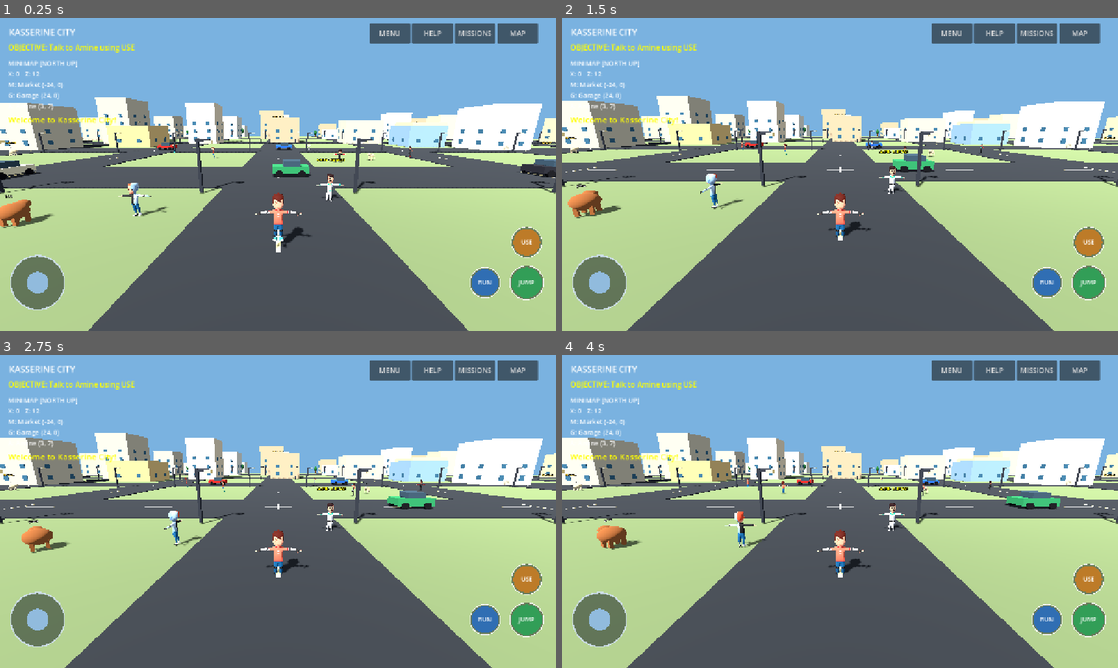
Above: before the commit, frames 1-4 (two rows, left to right).
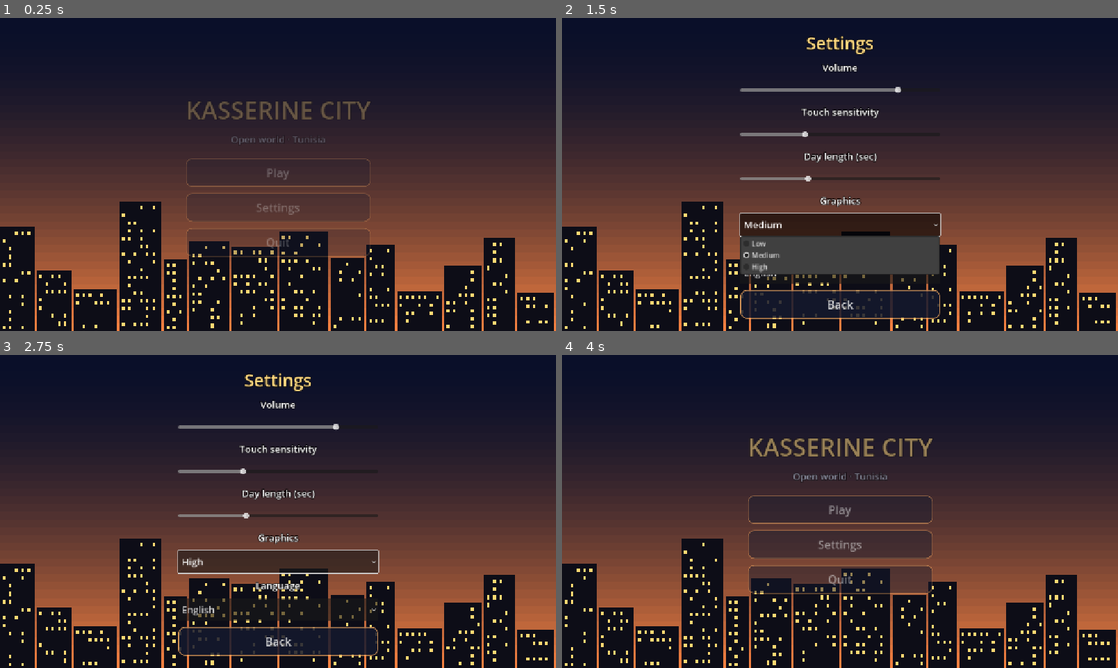
Above: after the commit, the same moments.

Repository: Gass-OS/Kasserine-City
Game: Godot game, scene res://menu.tscn
Same seed, same stepped clock (60 frames per second), same inputs: the game is played once before the commit and once after it. Before the commit the project starts from res://main.tscn.
Inputs (mouse positions are in pixels of both pictures, inside the frame that each line leads up to):
- Up to frame 1 (0.25 s): no input
- Up to frame 2 (1.5 s): click (840, 205) at 0.5 s, where only the run after the commit has a clickable "Settings"; click (840, 224) at 1.25 s, where only the run after the commit has a clickable "Medium"
- Up to frame 3 (2.75 s): click (278, 608) at 2 s, where only the run after the commit has a clickable "English"
- Up to frame 4 (4 s): click (840, 561) at 2.75 s, where only the run after the commit has a clickable "High"; click (840, 639) at 3.5 s, where only the run after the commit has a clickable "Back"

The runs differ from the first frame. In frame 1, 99% of the frame differs, in the area x 0-100%, y 0-100%; in frame 2, 99%; in frame 3, 100%; in frame 4, 100%.

Commit message:
Stage 1: animated menu, settings, day/night cycle

Diff:
--- a/main.tscn
+++ b/main.tscn
@@ -1,6 +1,10 @@
-[gd_scene load_steps=2 format=3]
+[gd_scene load_steps=3 format=3]
 
 [ext_resource type="Script" path="res://scripts/world.gd" id="1"]
+[ext_resource type="Script" path="res://scripts/daynight.gd" id="2"]
 
 [node name="KasserineCity" type="Node3D"]
 script = ExtResource("1")
+
+[node name="DayNight" type="Node" parent="."]
+script = ExtResource("2")
--- /dev/null
+++ b/menu.tscn
@@ -0,0 +1,10 @@
+[gd_scene load_steps=2 format=3]
+
+[ext_resource type="Script" path="res://scripts/menu.gd" id="1"]
+
+[node name="Menu" type="Control"]
+layout_mode = 3
+anchors_preset = 15
+anchor_right = 1.0
+anchor_bottom = 1.0
+script = ExtResource("1")
--- a/project.godot
+++ b/project.godot
@@ -3,7 +3,7 @@
 [application]
 config/name="Kasserine City"
 config/description="A native 3D open-world game inspired by Kasserine, Tunisia."
-run/main_scene="res://main.tscn"
+run/main_scene="res://menu.tscn"
 config/features=PackedStringArray("4.4", "GL Compatibility")
 
 [display]
@@ -17,3 +17,7 @@
 renderer/rendering_method.mobile="gl_compatibility"
 textures/default_filters/use_nearest_mipmap_filter=false
 environment/defaults/default_clear_color=Color(0.45, 0.68, 0.88, 1)
+
+[autoload]
+
+Settings="*res://scripts/settings.gd"
--- /dev/null
+++ b/scripts/daynight.gd
@@ -0,0 +1,82 @@
+extends Node
+
+var t := 0.32
+var sun: DirectionalLight3D
+var moon: DirectionalLight3D
+var env: Environment
+var sky_mat: ProceduralSkyMaterial
+var clock: Label
+
+func _ready() -> void:
+	await get_tree().process_frame
+	await get_tree().process_frame
+	_setup()
+
+func _first(node: Node, cls: String) -> Node:
+	for c in node.get_children():
+		if c.is_class(cls):
+			return c
+		var r := _first(c, cls)
+		if r:
+			return r
+	return null
+
+func _setup() -> void:
+	var root := get_parent()
+	sun = _first(root, "DirectionalLight3D") as DirectionalLight3D
+	if sun == null:
+		sun = DirectionalLight3D.new()
+		root.add_child(sun)
+	var we := _first(root, "WorldEnvironment") as WorldEnvironment
+	if we == null:
+		we = WorldEnvironment.new()
+		root.add_child(we)
+	if we.environment == null:
+		we.environment = Environment.new()
+	env = we.environment
+	sky_mat = ProceduralSkyMaterial.new()
+	var sky := Sky.new()
+	sky.sky_material = sky_mat
+	env.sky = sky
+	env.background_mode = Environment.BG_SKY
+	env.ambient_light_source = Environment.AMBIENT_SOURCE_COLOR
+	env.tonemap_mode = Environment.TONE_MAPPER_FILMIC
+	sun.shadow_enabled = Settings.quality >= 1
+	moon = DirectionalLight3D.new()
+	moon.light_color = Color(0.55, 0.65, 1.0)
+	root.add_child(moon)
+	var layer := CanvasLayer.new()
+	add_child(layer)
+	clock = Label.new()
+	clock.add_theme_font_size_override("font_size", 28)
+	clock.add_theme_constant_override("outline_size", 6)
+	clock.add_theme_color_override("font_outline_color", Color.BLACK)
+	clock.position = Vector2(get_viewport().get_visible_rect().size.x - 130.0, 14.0)
+	layer.add_child(clock)
+
+func is_night() -> bool:
+	return t < 0.22 or t > 0.78
+
+func _process(delta: float) -> void:
+	if env == null:
+		return
+	t = fposmod(t + delta / Settings.day_length, 1.0)
+	var d := sin((t - 0.25) * TAU)
+	var day := clampf(d * 2.5 + 0.35, 0.0, 1.0)
+	var warm := pow(clampf(1.0 - absf(d), 0.0, 1.0), 4.0)
+	sun.rotation_degrees = Vector3(-(t - 0.25) * 360.0, -35.0, 0.0)
+	sun.light_energy = day * 1.3
+	sun.light_color = Color(1, 1, 1).lerp(Color(1.0, 0.6, 0.35), warm)
+	sun.visible = day > 0.01
+	moon.rotation_degrees = Vector3(-(t - 0.25) * 360.0 + 180.0, -35.0, 0.0)
+	moon.light_energy = (1.0 - day) * 0.3
+	var top := Color(0.02, 0.03, 0.09).lerp(Color(0.22, 0.46, 0.88), day)
+	var hor := Color(0.06, 0.07, 0.14).lerp(Color(0.68, 0.8, 0.92), day).lerp(Color(1.0, 0.5, 0.25), warm * 0.8)
+	sky_mat.sky_top_color = top
+	sky_mat.sky_horizon_color = hor
+	sky_mat.ground_horizon_color = hor
+	sky_mat.ground_bottom_color = top.darkened(0.5)
+	env.ambient_light_color = Color(0.08, 0.1, 0.2).lerp(Color(0.75, 0.8, 0.9), day)
+	env.ambient_light_energy = lerpf(0.5, 1.0, day)
+	var hrs := t * 24.0
+	clock.text = "%02d:%02d" % [int(hrs), int(fmod(hrs, 1.0) * 60.0)]
--- /dev/null
+++ b/scripts/menu.gd
@@ -0,0 +1,164 @@
+extends Control
+
+var ui: Control
+var rng := RandomNumberGenerator.new()
+var towers: Array = []
+var tick := 0.0
+var acc := 0.0
+
+func _ready() -> void:
+	set_anchors_and_offsets_preset(Control.PRESET_FULL_RECT)
+	rng.seed = 7
+	var x := 0.0
+	while x < 1.0:
+		var w := rng.randf_range(0.04, 0.09)
+		towers.append({"x": x, "w": w, "h": rng.randf_range(0.12, 0.42), "s": rng.randi()})
+		x += w + 0.004
+	ui = Control.new()
+	ui.set_anchors_and_offsets_preset(Control.PRESET_FULL_RECT)
+	add_child(ui)
+	_show_main()
+
+func _process(delta: float) -> void:
+	tick += delta
+	acc += delta
+	if acc > 0.6:
+		acc = 0.0
+		queue_redraw()
+
+func _draw() -> void:
+	var s := size
+	var top := Color(0.04, 0.06, 0.16)
+	var bot := Color(0.95, 0.5, 0.25)
+	var bands := 40
+	for i in bands:
+		var f := float(i) / float(bands - 1)
+		draw_rect(Rect2(0, s.y * i / bands, s.x, s.y / bands + 1.0), top.lerp(bot, pow(f, 1.8)))
+	for tw in towers:
+		var bw: float = tw["w"] * s.x
+		var bh: float = tw["h"] * s.y
+		var bx: float = tw["x"] * s.x
+		var by: float = s.y - bh
+		draw_rect(Rect2(bx, by, bw, bh), Color(0.05, 0.05, 0.09))
+		var r := RandomNumberGenerator.new()
+		r.seed = tw["s"]
+		var j := 0
+		var wy := by + 10.0
+		while wy < s.y - 10.0:
+			var wx := bx + 6.0
+			while wx < bx + bw - 10.0:
+				j += 1
+				var lit := r.randf() > 0.55
+				if lit and (j + int(tick)) % 9 != 0:
+					draw_rect(Rect2(wx, wy, 6, 8), Color(1.0, 0.85, 0.45))
+				wx += 14.0
+			wy += 18.0
+
+func _clear() -> void:
+	for c in ui.get_children():
+		c.queue_free()
+	ui.layout_direction = Control.LAYOUT_DIRECTION_RTL if Settings.language == "ar" else Control.LAYOUT_DIRECTION_LTR
+
+func _center_box(width: float) -> VBoxContainer:
+	var cc := CenterContainer.new()
+	cc.set_anchors_and_offsets_preset(Control.PRESET_FULL_RECT)
+	ui.add_child(cc)
+	var v := VBoxContainer.new()
+	v.custom_minimum_size = Vector2(width, 0)
+	v.add_theme_constant_override("separation", 14)
+	cc.add_child(v)
+	return v
+
+func _label(text: String, fsize: int, color := Color.WHITE) -> Label:
+	var l := Label.new()
+	l.text = text
+	l.horizontal_alignment = HORIZONTAL_ALIGNMENT_CENTER
+	l.add_theme_font_size_override("font_size", fsize)
+	l.add_theme_color_override("font_color", color)
+	l.add_theme_color_override("font_outline_color", Color(0, 0, 0, 0.8))
+	l.add_theme_constant_override("outline_size", 6)
+	return l
+
+func _button(text: String, cb: Callable) -> Button:
+	var b := Button.new()
+	b.text = text
+	b.custom_minimum_size = Vector2(0, 66)
+	b.add_theme_font_size_override("font_size", 26)
+	for st in ["normal", "hover", "pressed"]:
+		var sb := StyleBoxFlat.new()
+		sb.bg_color = Color(0.08, 0.1, 0.18, 0.85) if st == "normal" else Color(0.9, 0.45, 0.2, 0.95)
+		sb.set_corner_radius_all(14)
+		sb.border_color = Color(1, 0.7, 0.4, 0.8)
+		sb.set_border_width_all(2)
+		b.add_theme_stylebox_override(st, sb)
+	b.pressed.connect(cb)
+	return b
+
+func _show_main() -> void:
+	_clear()
+	var v := _center_box(380)
+	var title := _label("KASSERINE CITY", 56, Color(1, 0.85, 0.5))
+	v.add_child(title)
+	v.add_child(_label(Settings.t("subtitle"), 22, Color(0.85, 0.9, 1.0)))
+	v.add_child(Control.new())
+	v.add_child(_button(Settings.t("play"), _on_play))
+	v.add_child(_button(Settings.t("settings"), _show_settings))
+	v.add_child(_button(Settings.t("quit"), func(): get_tree().quit()))
+	v.modulate.a = 0.0
+	create_tween().tween_property(v, "modulate:a", 1.0, 0.8)
+
+func _on_play() -> void:
+	get_tree().change_scene_to_file("res://main.tscn")
+
+func _row(parent: Control, key: String, slider_min: float, slider_max: float, step: float, value: float, cb: Callable) -> void:
+	parent.add_child(_label(Settings.t(key), 22))
+	var s := HSlider.new()
+	s.min_value = slider_min
+	s.max_value = slider_max
+	s.step = step
+	s.value = value
+	s.custom_minimum_size = Vector2(0, 44)
+	s.value_changed.connect(cb)
+	parent.add_child(s)
+
+func _show_settings() -> void:
+	_clear()
+	var v := _center_box(460)
+	v.add_child(_label(Settings.t("settings"), 40, Color(1, 0.85, 0.5)))
+	_row(v, "volume", 0.0, 1.0, 0.05, Settings.master_volume, func(x):
+		Settings.master_volume = x
+		Settings.apply()
+		Settings.save_settings())
+	_row(v, "sensitivity", 0.3, 2.5, 0.1, Settings.look_sensitivity, func(x):
+		Settings.look_sensitivity = x
+		Settings.save_settings())
+	_row(v, "day_length", 60.0, 600.0, 10.0, Settings.day_length, func(x):
+		Settings.day_length = x
+		Settings.save_settings())
+	v.add_child(_label(Settings.t("quality"), 22))
+	var q := OptionButton.new()
+	q.custom_minimum_size = Vector2(0, 52)
+	q.add_theme_font_size_override("font_size", 22)
+	q.add_item(Settings.t("low"))
+	q.add_item(Settings.t("medium"))
+	q.add_item(Settings.t("high"))
+	q.select(Settings.quality)
+	q.item_selected.connect(func(i):
+		Settings.quality = i
+		Settings.apply()
+		Settings.save_settings())
+	v.add_child(q)
+	v.add_child(_label(Settings.t("language"), 22))
+	var lang := OptionButton.new()
+	lang.custom_minimum_size = Vector2(0, 52)
+	lang.add_theme_font_size_override("font_size", 22)
+	lang.add_item("English")
+	lang.add_item("Français")
+	lang.add_item("العربية")
+	lang.select(Settings.LANGS.find(Settings.language))
+	lang.item_selected.connect(func(i):
+		Settings.language = Settings.LANGS[i]
+		Settings.save_settings()
+		_show_settings.call_deferred())
+	v.add_child(lang)
+	v.add_child(_button(Settings.t("back"), _show_main))
--- /dev/null
+++ b/scripts/settings.gd
@@ -0,0 +1,62 @@
+extends Node
+
+const PATH := "user://settings.cfg"
+const LANGS := ["en", "fr", "ar"]
+
+var master_volume := 0.8
+var quality := 1
+var language := "en"
+var look_sensitivity := 1.0
+var day_length := 240.0
+
+const STR := {
+	"play": {"en": "Play", "fr": "Jouer", "ar": "ابدأ اللعب"},
+	"settings": {"en": "Settings", "fr": "Réglages", "ar": "الإعدادات"},
+	"quit": {"en": "Quit", "fr": "Quitter", "ar": "خروج"},
+	"subtitle": {"en": "Open world · Tunisia", "fr": "Monde ouvert · Tunisie", "ar": "عالم مفتوح · تونس"},
+	"volume": {"en": "Volume", "fr": "Volume", "ar": "الصوت"},
+	"quality": {"en": "Graphics", "fr": "Graphismes", "ar": "الجودة"},
+	"language": {"en": "Language", "fr": "Langue", "ar": "اللغة"},
+	"sensitivity": {"en": "Touch sensitivity", "fr": "Sensibilité tactile", "ar": "حساسية اللمس"},
+	"day_length": {"en": "Day length (sec)", "fr": "Durée du jour (s)", "ar": "مدة اليوم (ثانية)"},
+	"back": {"en": "Back", "fr": "Retour", "ar": "رجوع"},
+	"low": {"en": "Low", "fr": "Bas", "ar": "منخفضة"},
+	"medium": {"en": "Medium", "fr": "Moyen", "ar": "متوسطة"},
+	"high": {"en": "High", "fr": "Élevé", "ar": "عالية"},
+}
+
+func _ready() -> void:
+	load_settings()
+	apply()
+
+func t(key: String) -> String:
+	var d: Dictionary = STR.get(key, {})
+	return d.get(language, d.get("en", key))
+
+func load_settings() -> void:
+	var c := ConfigFile.new()
+	if c.load(PATH) != OK:
+		return
+	master_volume = c.get_value("main", "master_volume", master_volume)
+	quality = c.get_value("main", "quality", quality)
+	language = c.get_value("main", "language", language)
+	look_sensitivity = c.get_value("main", "look_sensitivity", look_sensitivity)
+	day_length = c.get_value("main", "day_length", day_length)
+
+func save_settings() -> void:
+	var c := ConfigFile.new()
+	c.set_value("main", "master_volume", master_volume)
+	c.set_value("main", "quality", quality)
+	c.set_value("main", "language", language)
+	c.set_value("main", "look_sensitivity", look_sensitivity)
+	c.set_value("main", "day_length", day_length)
+	c.save(PATH)
+
+func apply() -> void:
+	AudioServer.set_bus_volume_db(0, linear_to_db(maxf(master_volume, 0.0001)))
+	var vp := get_viewport()
+	if vp:
+		match quality:
+			0: vp.msaa_3d = Viewport.MSAA_DISABLED
+			1: vp.msaa_3d = Viewport.MSAA_2X
+			_: vp.msaa_3d = Viewport.MSAA_4X
Not shown, added: ci-build-latest.log
Not shown, added: ci-build.log
Not shown, added: scripts/player.gd.mobile-controls.bak
Not shown, added: scripts/world.gd.before-city-layout.bak
